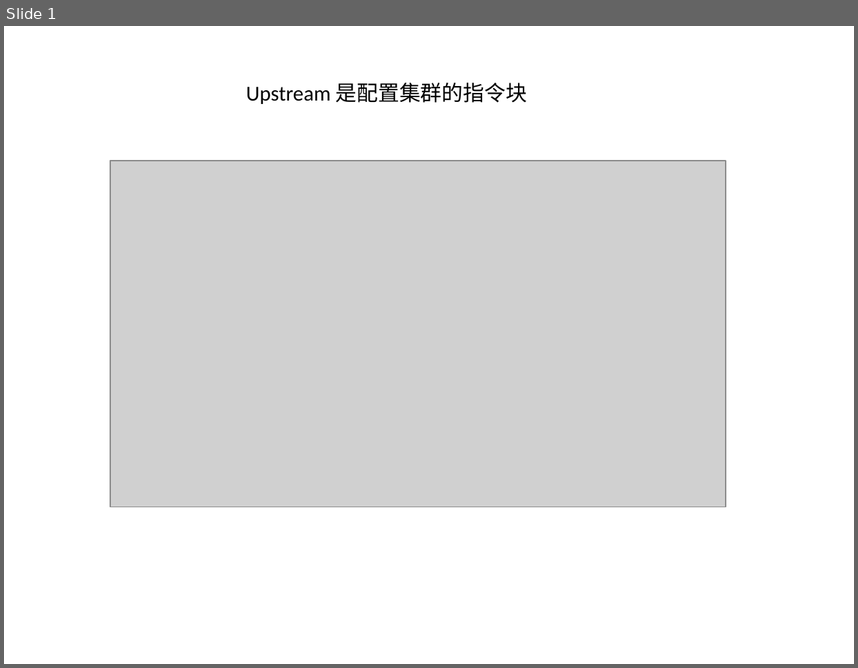
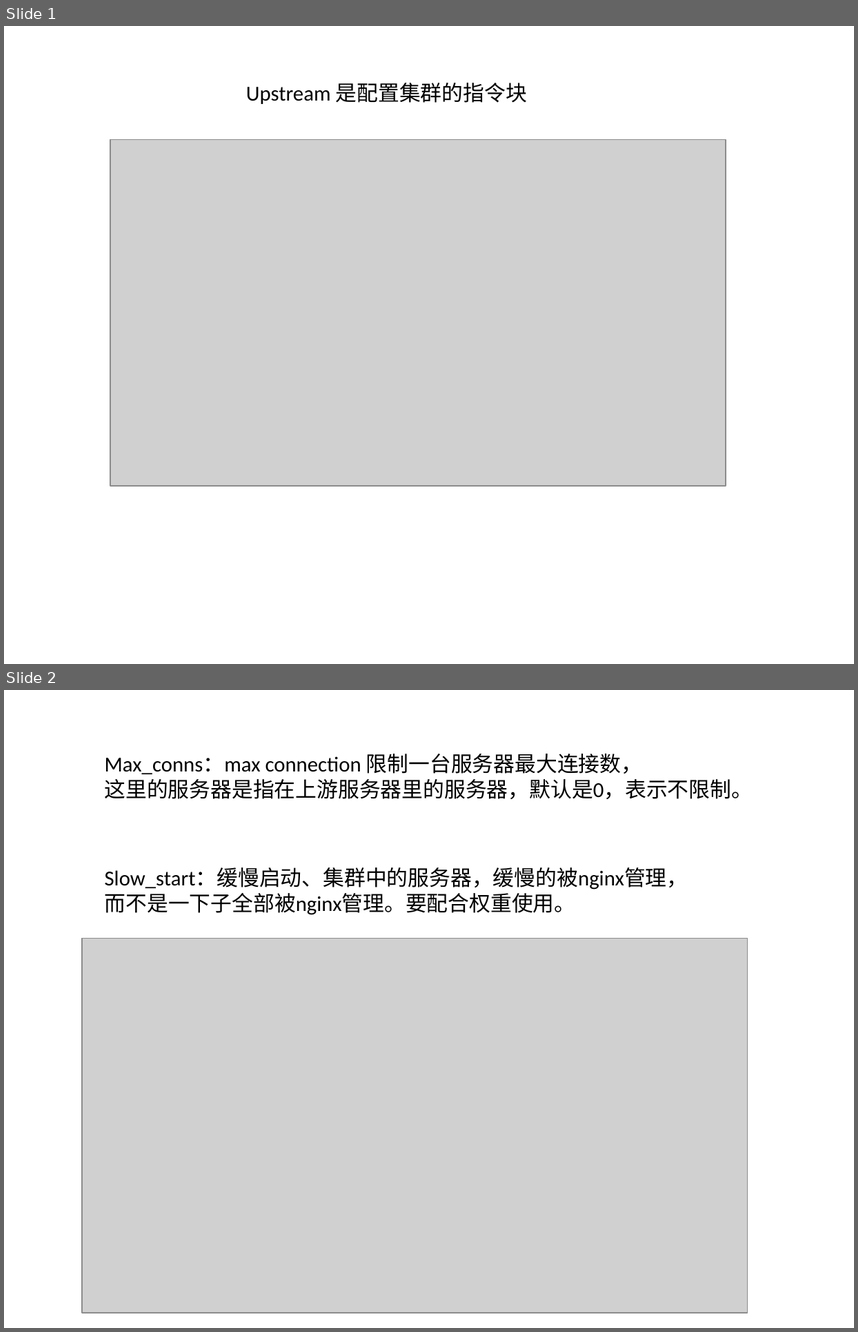
Before and after one commit to xiangming-fang/foodie-dev, a slide deck: doc/ppt/第二阶段/20 upstream 指令参数.pptx. Shown one above the other, each under a label of ours: slide 1 before the commit, slides 1 and 2 after it. The pictures are 858x668 and 858x1332 pixels, drawn with LibreOffice and Linux fonts; fonts in the diff are those of the drawing; grey boxes stand for pictures. Boxes give left, top, right and bottom in pixels: in the first picture for what was removed or moved away, otherwise in the second. Text is boxed around its words. In the diff, an @@ line names an element or a change of style, - is before the commit and + after.

```diff
--- a/doc/ppt/第二阶段/20 upstream 指令参数.pptx
+++ b/doc/ppt/第二阶段/20 upstream 指令参数.pptx
@@ slide 2 added at <box>4,690,854,1328</box>, background #FFFFFF @@
@@ text added at <box>105,753,753,799</box>, 18 pt, text #000000 @@
+Max_conns：max connection 限制一台服务器最大连接数，
+这里的服务器是指在上游服务器里的服务器，默认是0，表示不限制。
@@ text added at <box>105,867,688,915</box>, 18 pt, text #000000 @@
+Slow_start：缓慢启动、集群中的服务器，缓慢的被nginx管理，
+而不是一下子全部被nginx管理。要配合权重使用。
@@ picture added at <box>82,938,748,1312</box> @@
@@ slide 1 changed as well @@
@@ picture: place and size @@
-picture at <box>110,161,726,506</box>
+picture at <box>110,139,726,485</box>
```
Also in this commit, not shown: 4 other slides added, 1 slide removed, 10 other files.
